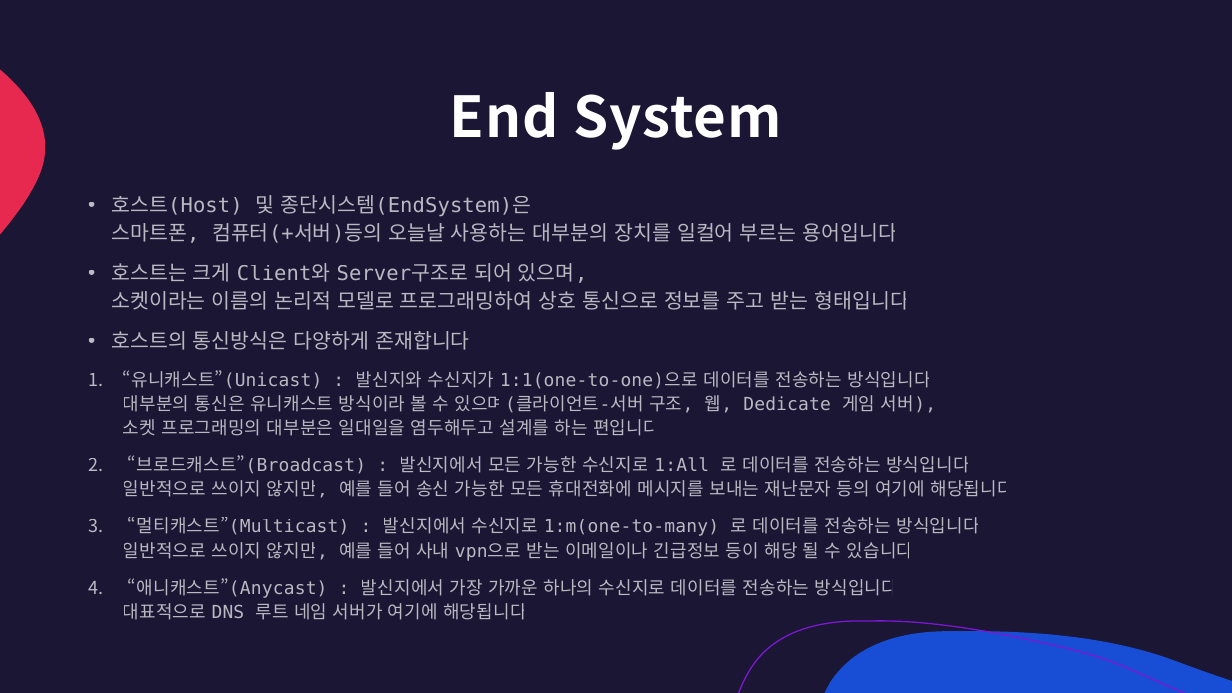
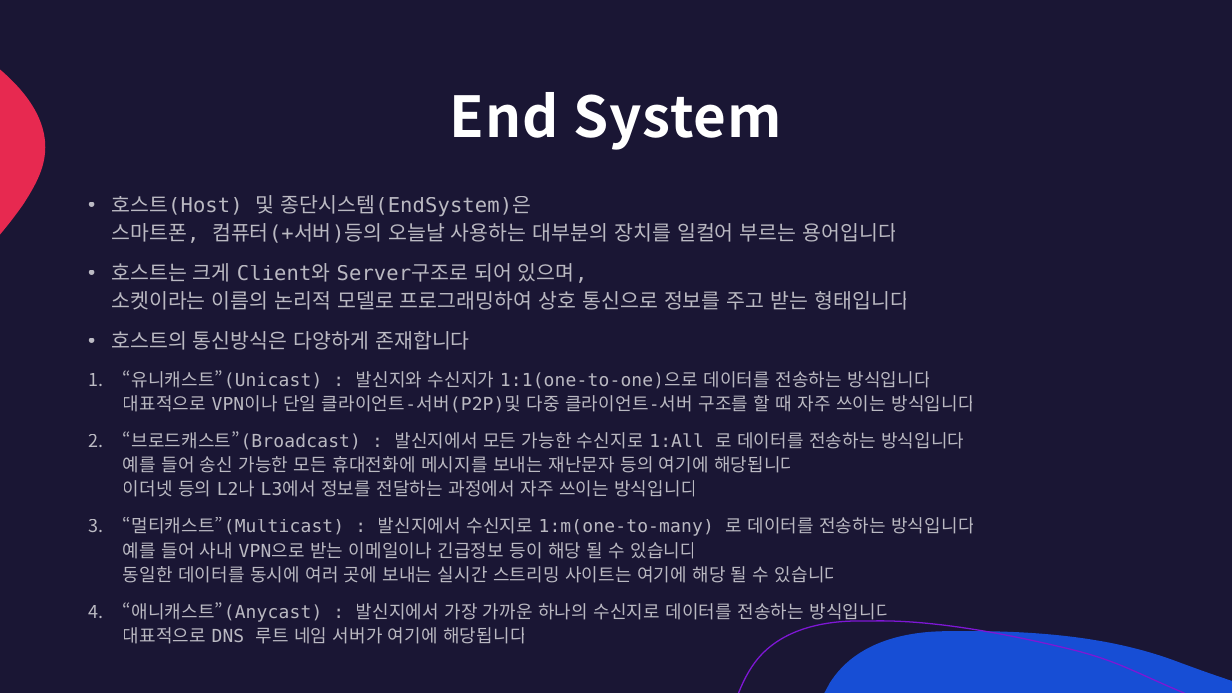
Before and after one commit to lumen4723/2024_network, a slide deck: slide 4 of 1.pptx. Drawn at 1232x693 pixels with LibreOffice and Linux fonts; fonts in the diff are those of the drawing. Boxes give left, top, right and bottom in pixels: in the first picture for what was removed or moved away, otherwise in the second. Text is boxed around its words. In the diff, an @@ line names an element or a change of style, - is before the commit and + after.

Commit message:
Update 1.pptx 11 ~ 30 and Upload 2.pptx

```diff
--- a/1.pptx
+++ b/1.pptx
@@ text at (123,370,974,583): text changed @@
-1. “유니캐스트”(Unicast) : 발신지와 수신지가 1:1(one-to-one)으로 데이터를 전송하는 방식입니다
-   대부분의 통신은 유니캐스트 방식이라 볼 수 있으며(클라이언트-서버 구조, 웹, Dedicate 게임 서버),
-   소켓 프로그래밍의 대부분은 일대일을 염두해두고 설계를 하는 편입니다
-2. “브로드캐스트”(Broadcast) : 발신지에서 모든 가능한 수신지로 1:All 로 데이터를 전송하는 방식입니다
-   일반적으로 쓰이지 않지만, 예를 들어 송신 가능한 모든 휴대전화에 메시지를 보내는 재난문자 등의 여기에 해당됩니다
-3. “멀티캐스트”(Multicast) : 발신지에서 수신지로 1:m(one-to-many) 로 데이터를 전송하는 방식입니다
-   일반적으로 쓰이지 않지만, 예를 들어 사내 vpn으로 받는 이메일이나 긴급정보 등이 해당 될 수 있습니다
+1. “유니캐스트”(Unicast) : 발신지와 수신지가 1:1(one-to-one)으로 데이터를 전송하는 방식입니다
+   대표적으로 VPN이나 단일 클라이언트-서버(P2P)및 다중 클라이언트-서버 구조를 할 때 자주 쓰이는 방식입니다
+2. “브로드캐스트”(Broadcast) : 발신지에서 모든 가능한 수신지로 1:All 로 데이터를 전송하는 방식입니다
+   예를 들어 송신 가능한 모든 휴대전화에 메시지를 보내는 재난문자 등의 여기에 해당됩니다
+   이더넷 등의 L2나 L3에서 정보를 전달하는 과정에서 자주 쓰이는 방식입니다
+3. “멀티캐스트”(Multicast) : 발신지에서 수신지로 1:m(one-to-many) 로 데이터를 전송하는 방식입니다
+   예를 들어 사내 VPN으로 받는 이메일이나 긴급정보 등이 해당 될 수 있습니다
+   동일한 데이터를 동시에 여러 곳에 보내는 실시간 스트리밍 사이트는 여기에 해당 될 수 있습니다
```
Also in this commit, not shown: 10 other slides changed, 14 slides added, 15 slides removed, 1 other file.
